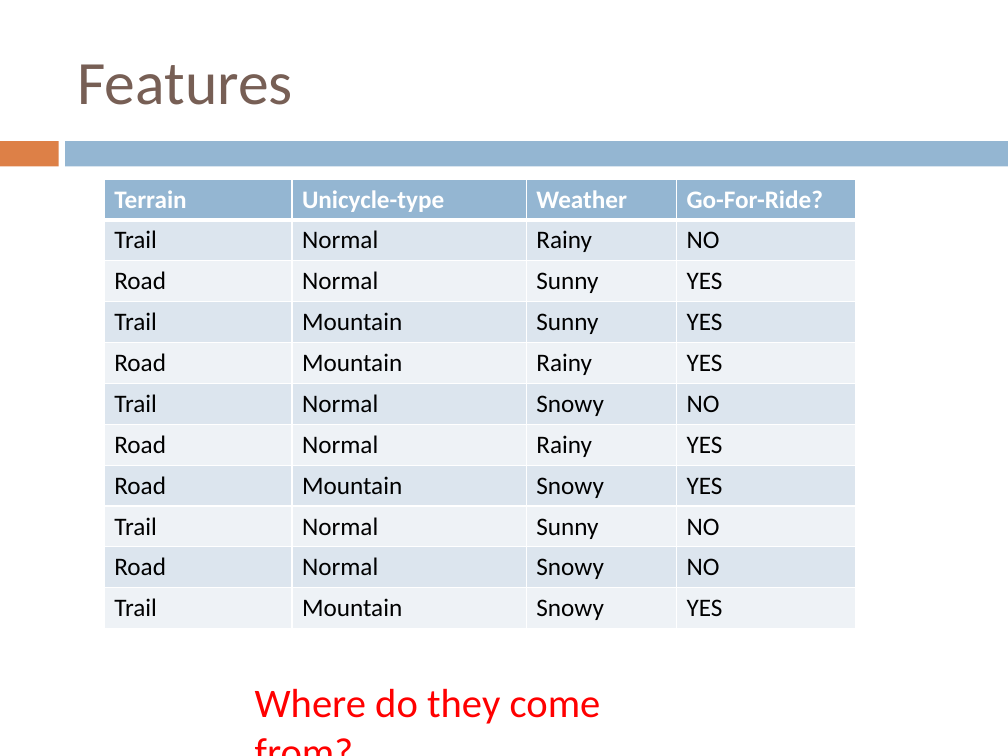
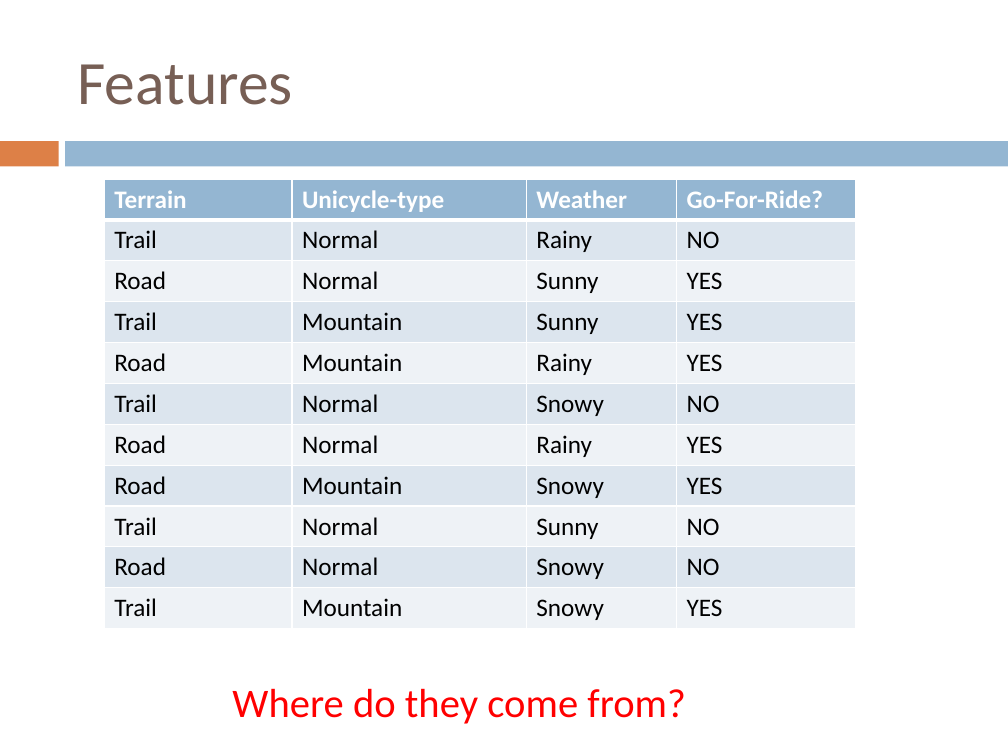
Before and after one commit to FurkanGozukara/CSE419_2018, a slide deck: slide 2 of Lecture 6 - Feature Selection.pptx. Drawn at 1008x756 pixels with LibreOffice and Linux fonts; fonts in the diff are those of the drawing. Boxes give left, top, right and bottom in pixels: in the first picture for what was removed or moved away, otherwise in the second. Text is boxed around its words. In the diff, an @@ line names an element or a change of style, - is before the commit and + after.

```diff
--- a/Lecture 6 - Feature Selection.pptx
+++ b/Lecture 6 - Feature Selection.pptx
@@ text "Where do they come from?" rewrapped from box(255, 688, 601, 724) to box(232, 688, 686, 724) @@
```
Also in this commit, not shown: 8 other slides changed, 3 other files.
